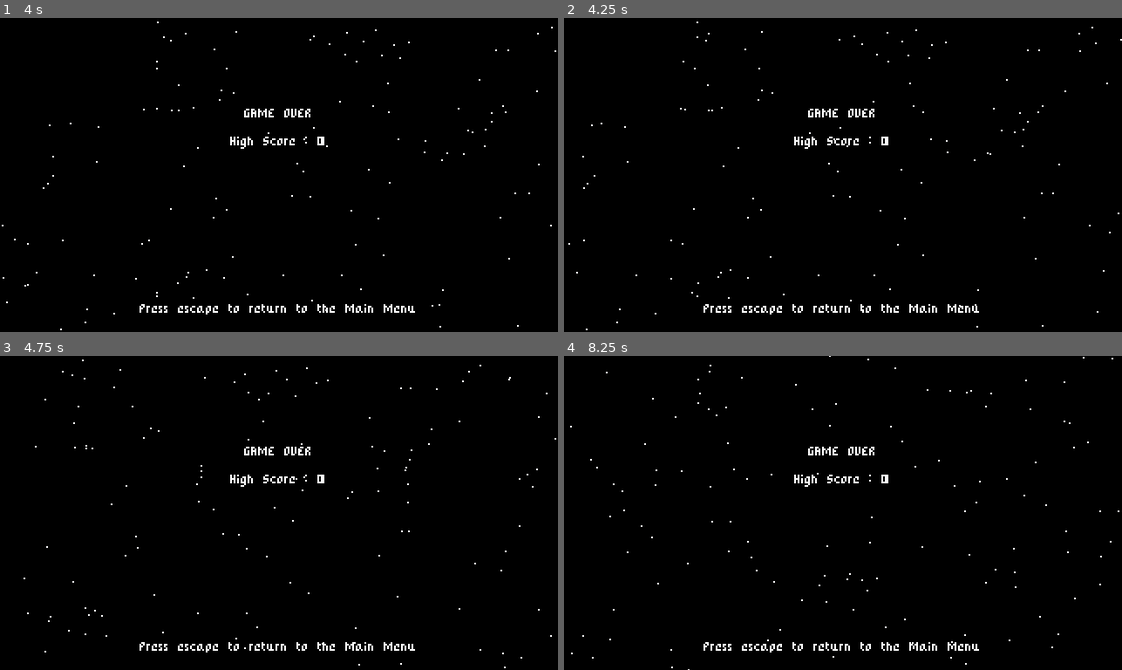
Above: before the commit, frames 1-4 (two rows, left to right).
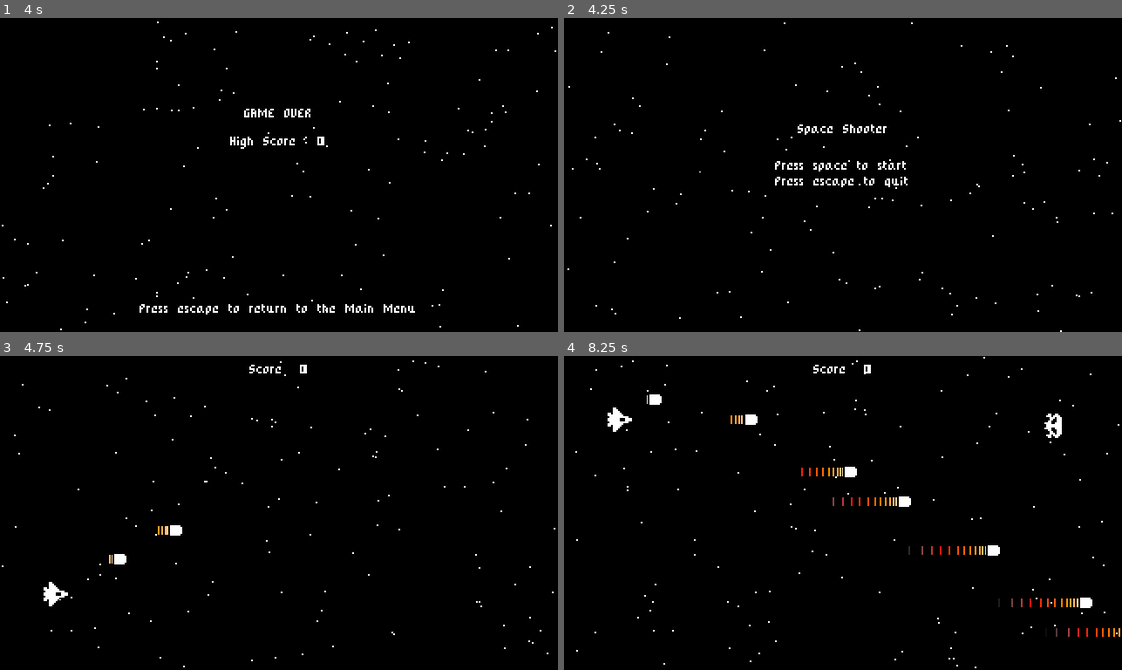
Above: after the commit, the same moments.

Repository: akira80kv/godot-space-shooter
Game: Godot game, scene res://GameOverScreen.tscn
Two runs of this game, one before a commit and one after it. Both use one fixed random seed, a clock stepped at 60 frames per second and the inputs below. This scene is started directly instead of the project's main scene.
Inputs:
- Up to frame 1 (4 s): tap Enter (ui_accept) at 0.5, 0.6, 0.77, 1.07, 1.35, 1.52, 1.82, 2.1, 2.85, 3.02, 3.32, 3.6, 3.77 s; hold Up (ui_up) 0.53-1.28 s; hold Down (ui_down) 1.28-2.03 s; hold Up (ui_up) 2.03-3.53 s; hold Down (ui_down) from 3.53 s (still down)
- Up to frame 2 (4.25 s): keep holding Down (ui_down); tap Enter (ui_accept) at 4.07 s; tap Escape (ui_cancel) at 4.15 s
- Up to frame 3 (4.75 s): keep holding Down (ui_down); tap Space at 4.25 s; tap Enter (ui_accept) at 4.35, 4.52 s
- Up to frame 4 (8.25 s): tap Enter (ui_accept) at 4.82, 5.1, 5.85, 6.02, 6.32, 6.6, 6.77, 7.07, 7.35, 7.52, 7.82, 8.1 s; release Down (ui_down) at 5.78 s; hold Up (ui_up) 5.78-8.03 s; hold Down (ui_down) from 8.03 s (still down)

Frame 1 is identical in both runs. In frame 2, 1.7% of the frame differs, in the area x 0-100%, y 1-100%; in frame 3, 1.6%; in frame 4, 2.5%, in the area x 1-100%, y 0-100%.

Commit message:
game over screen added to game

Diff:
--- /dev/null
+++ b/GameOverScreen.gd
@@ -0,0 +1,5 @@
+extends Node
+
+func _process(delta):
+	if Input.is_action_just_pressed("ui_cancel"):
+		get_tree().change_scene("res://StartMenu.tscn")
--- a/GameOverScreen.tscn
+++ b/GameOverScreen.tscn
@@ -1,9 +1,11 @@
-[gd_scene load_steps=3 format=2]
+[gd_scene load_steps=4 format=2]
 
 [ext_resource path="res://Particles2D.tscn" type="PackedScene" id=1]
 [ext_resource path="res://PixelFont.tres" type="DynamicFont" id=2]
+[ext_resource path="res://GameOverScreen.gd" type="Script" id=3]
 
 [node name="GameOverScreen" type="Node"]
+script = ExtResource( 3 )
 
 [node name="Background" type="ColorRect" parent="."]
 anchor_right = 1.0
--- a/Ship.gd
+++ b/Ship.gd
@@ -2,6 +2,7 @@
 const ExplosionEffect = preload("res://ExplosionEffect.tscn")
 const Bullet = preload("res://Bullet.tscn")
 
+signal player_death
 
 export(int) var SPEED = 100
 
@@ -24,6 +25,7 @@
 	var explosionEffect = ExplosionEffect.instance()
 	main.add_child(explosionEffect)
 	explosionEffect.global_position = global_position
+	emit_signal("player_death")
 
 
 
--- a/StartMenu.gd
+++ b/StartMenu.gd
@@ -6,4 +6,4 @@
 	if Input.is_action_just_pressed("ui_accept"):
 		get_tree().change_scene("res://World.tscn")
 	if Input.is_action_just_pressed("ui_cancel"):
-		get_tree().quit
+		get_tree().quit()
--- a/World.gd
+++ b/World.gd
@@ -12,3 +12,9 @@
 #func _process(delta):
 #	if Input.is_action_just_pressed("ui_cancel"):
 #		get_tree().change_scene("res://PauseMenu.tscn")
+
+
+
+func _on_Ship_player_death():
+	yield(get_tree().create_timer(1), "timeout")
+	get_tree().change_scene("res://GameOverScreen.tscn")
--- a/World.tscn
+++ b/World.tscn
@@ -39,3 +39,4 @@
 __meta__ = {
 "_edit_use_anchors_": false
 }
+[connection signal="player_death" from="Ship" to="." method="_on_Ship_player_death"]
